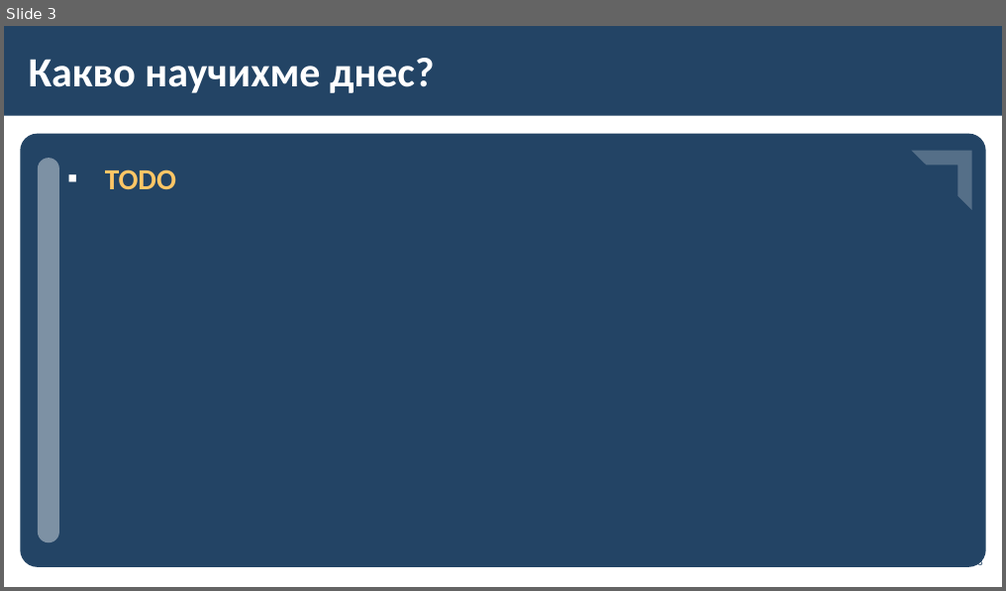
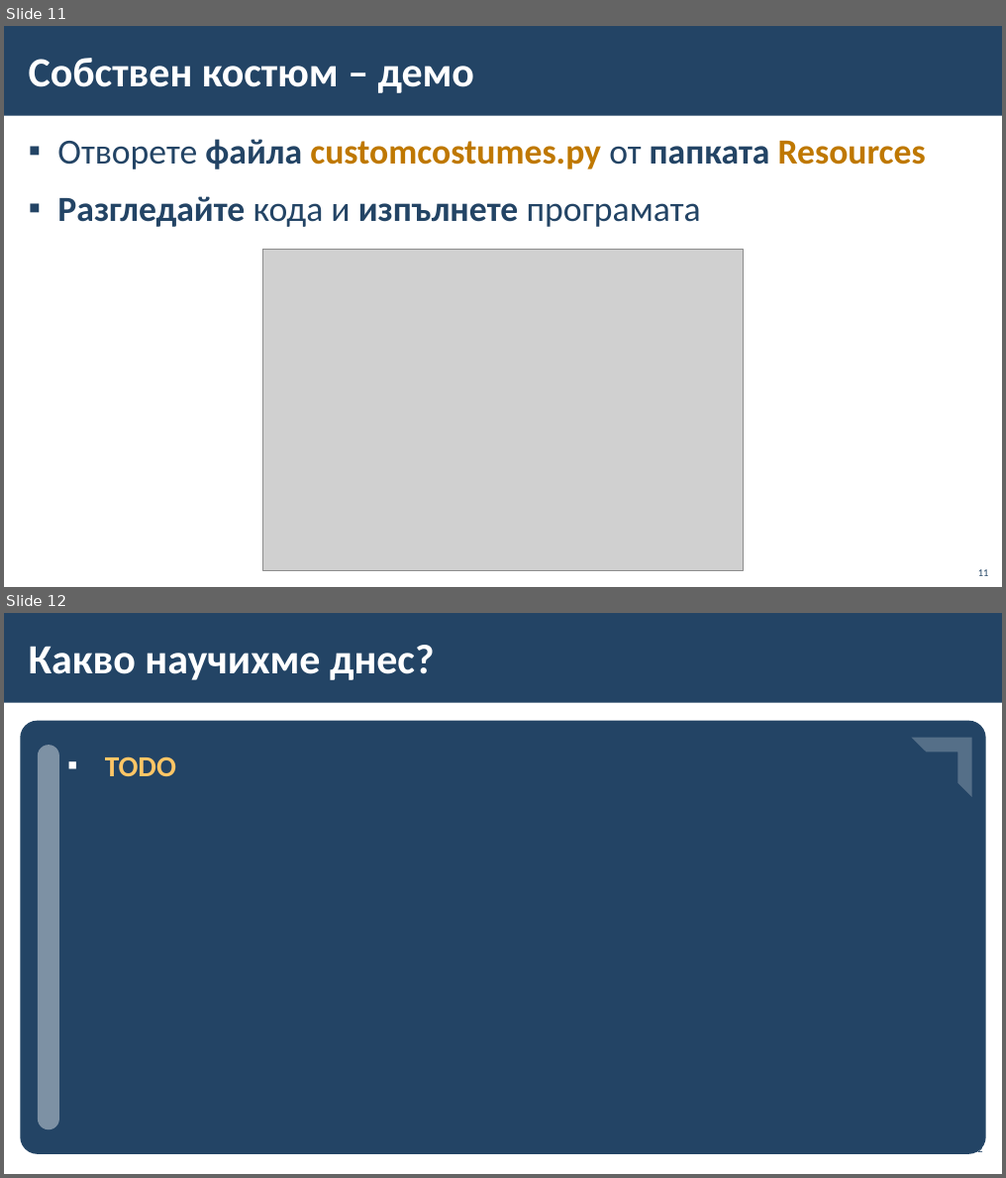
Before and after one commit to BG-IT-Edu/School-Programming, a slide deck: Courses/Computer-Modeling-and-IT/Computer-Modeling-and-IT-6-Class/32-Creating-and-Modifying-a-Character/32-Creating-and-Modifying-a-Character.pptx. Shown one above the other, each under a label of ours: slide 3 before the commit, slides 11 and 12 after it. The pictures are 1006x591 and 1006x1178 pixels, drawn with LibreOffice and Linux fonts; fonts in the diff are those of the drawing; grey boxes stand for pictures; background and template pictures are left out. Boxes give left, top, right and bottom in pixels: in the first picture for what was removed or moved away, otherwise in the second. Text is boxed around its words. In the diff, an @@ line names an element or a change of style, - is before the commit and + after.

```diff
--- a/Courses/Computer-Modeling-and-IT/Computer-Modeling-and-IT-6-Class/32-Creating-and-Modifying-a-Character/32-Creating-and-Modifying-a-Character.pptx
+++ b/Courses/Computer-Modeling-and-IT/Computer-Modeling-and-IT-6-Class/32-Creating-and-Modifying-a-Character/32-Creating-and-Modifying-a-Character.pptx
@@ slide 11 added at (x1=4, y1=26, x2=1002, y2=587), background #FFFFFF; not listed: 1 template element that a slide beside it also shows @@
@@ title added at (x1=29, y1=58, x2=474, y2=93), 40 pt, text #FFFFFF, bold @@
+Собствен костюм – демо
@@ text added at (x1=57, y1=139, x2=926, y2=227), 34 pt, text #234465, bold @@
+▪ Отворете файла customcostumes.py от папката Resources
+▪ Разгледайте кода и изпълнете програмата
@@ picture added at (x1=263, y1=249, x2=744, y2=571) @@
@@ page number added at (x1=978, y1=570, x2=989, y2=576), 10 pt, text #234465 @@
+11
@@ what was slide 3 is now slide 12 @@
```
Also in this commit, not shown: 2 slides changed, 8 other slides added, 3 other files.
